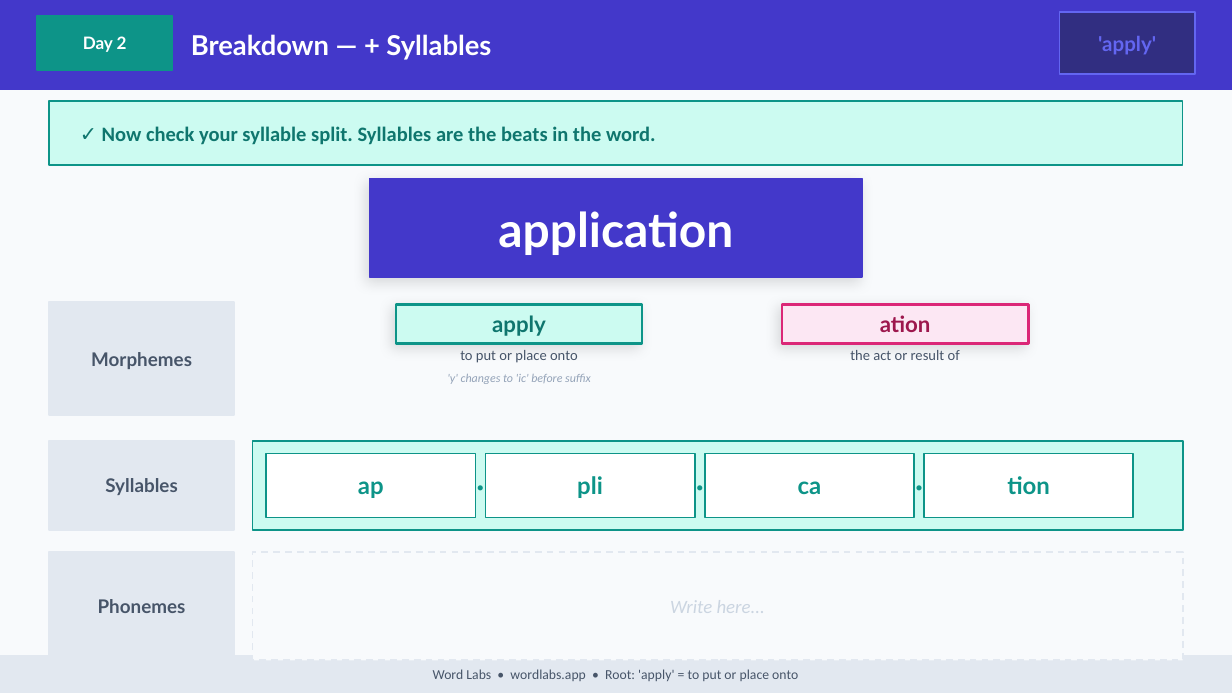
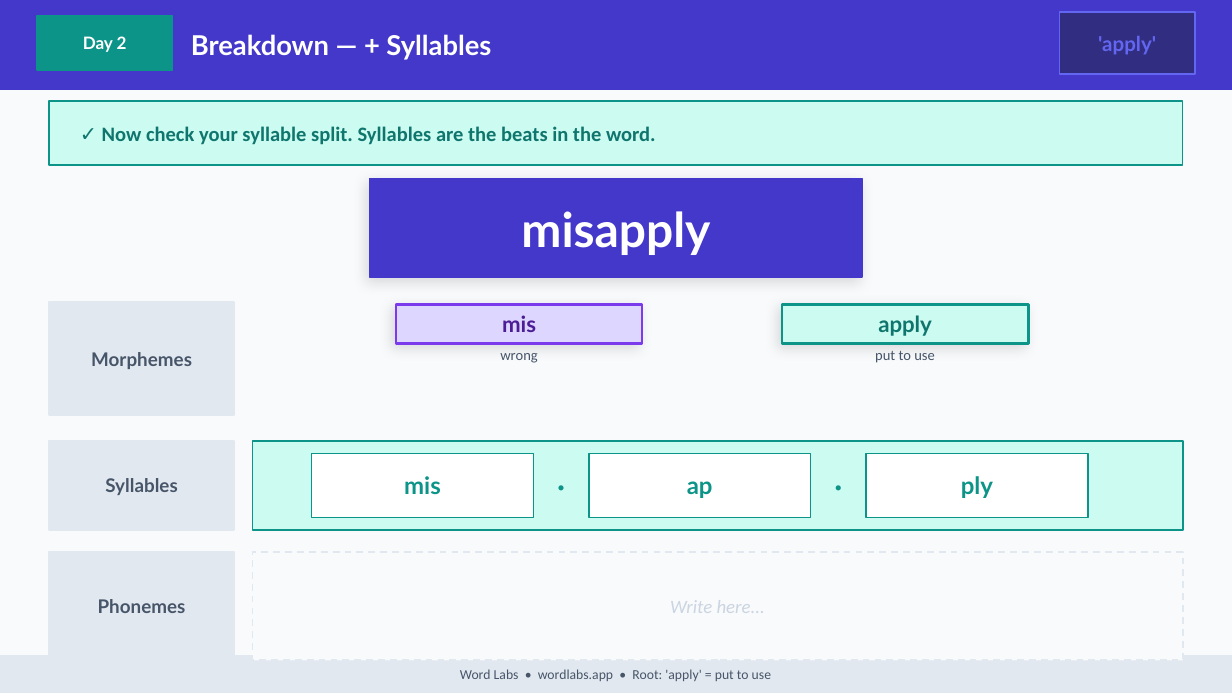
Before and after one commit to NickD135/morphology-builder, a slide deck: slide 19 of output/wordlabs-apply-3day.pptx. Drawn at 1232x693 pixels with LibreOffice and Linux fonts; fonts in the diff are those of the drawing. Boxes give left, top, right and bottom in pixels: in the first picture for what was removed or moved away, otherwise in the second. Text is boxed around its words. In the diff, an @@ line names an element or a change of style, - is before the commit and + after.

```diff
--- a/output/wordlabs-apply-3day.pptx
+++ b/output/wordlabs-apply-3day.pptx
@@ text at <box>521,211,710,255</box>: text changed @@
-application
+misapply
@@ rectangle at <box>395,304,642,344</box>: fill #CCFBF1 to #DDD6FE; outline #0D9488 1.5 pt to #7C3AED 1.5 pt @@
@@ text added at <box>502,315,536,332</box>, 13 pt, text #4C1D95, bold @@
+mis
@@ text "apply": place and size @@
-text "apply" at <box>492,315,546,336</box>
+text "apply" at <box>878,315,932,336</box>
@@ rectangle at <box>782,304,1029,344</box>: fill #FCE7F3 to #CCFBF1; outline #DB2777 1.5 pt to #0D9488 1.5 pt @@
@@ text removed at <box>880,315,931,332</box> @@
-ation
@@ text at <box>500,353,537,363</box>: text changed @@
-to put or place onto
+wrong
@@ text at <box>875,351,935,363</box>: text changed @@
-the act or result of
+put to use
@@ text removed at <box>447,374,591,384</box> @@
-'y' changes to 'ic' before suffix
@@ rectangle: place and size @@
-rectangle at <box>266,453,476,517</box>
+rectangle at <box>312,453,533,517</box>
@@ text added at <box>404,476,441,494</box>, 14 pt, text #0D9488, bold @@
+mis
@@ text "·" rewrapped from <box>476,453,485,517</box> to <box>533,453,589,517</box> @@
@@ text removed at <box>577,476,603,498</box> @@
-pli
@@ text "ap": place and size @@
-text "ap" at <box>358,481,384,498</box>
+text "ap" at <box>687,481,713,498</box>
@@ rectangle: place and size @@
-rectangle at <box>485,453,695,517</box>
+rectangle at <box>589,453,811,517</box>
@@ text removed at <box>695,453,705,517</box> @@
-·
@@ rectangle removed at <box>705,453,914,517</box> @@
@@ text "·" rewrapped from <box>914,453,924,517</box> to <box>811,453,866,517</box> @@
@@ rectangle: place and size @@
-rectangle at <box>924,453,1133,517</box>
+rectangle at <box>866,453,1088,517</box>
@@ text added at <box>961,476,993,498</box>, 14 pt, text #0D9488, bold @@
+ply
@@ text removed at <box>1007,476,1050,494</box> @@
-tion
@@ text removed at <box>798,481,822,494</box> @@
-ca
@@ text at <box>460,669,771,681</box>: text changed @@
-Word Labs • wordlabs.app • Root: 'apply' = to put or place onto
+Word Labs • wordlabs.app • Root: 'apply' = put to use
```
Also in this commit, not shown: 34 other slides changed, 4 other files.
